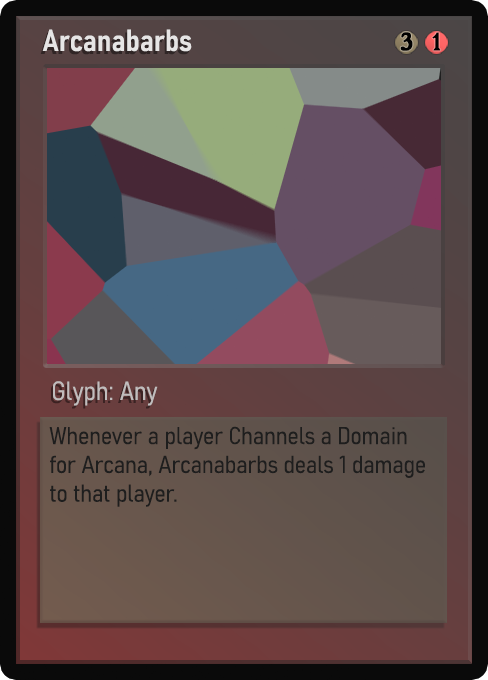
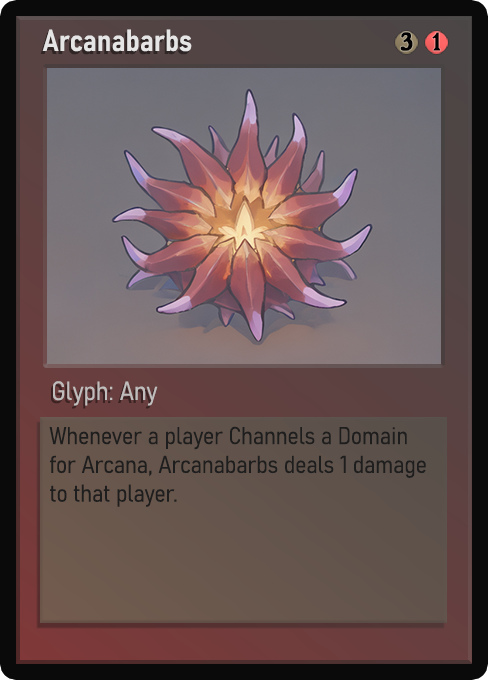
Layered file, before and after one edit (488px x 680px). Changes by layer:
painted on "Name" over 71, 35, 192, 52
painted on "Class" over 53, 383, 152, 406
painted on "Desc_norm" over 52, 427, 426, 507
painted on "Artwork" over 47, 68, 441, 364
